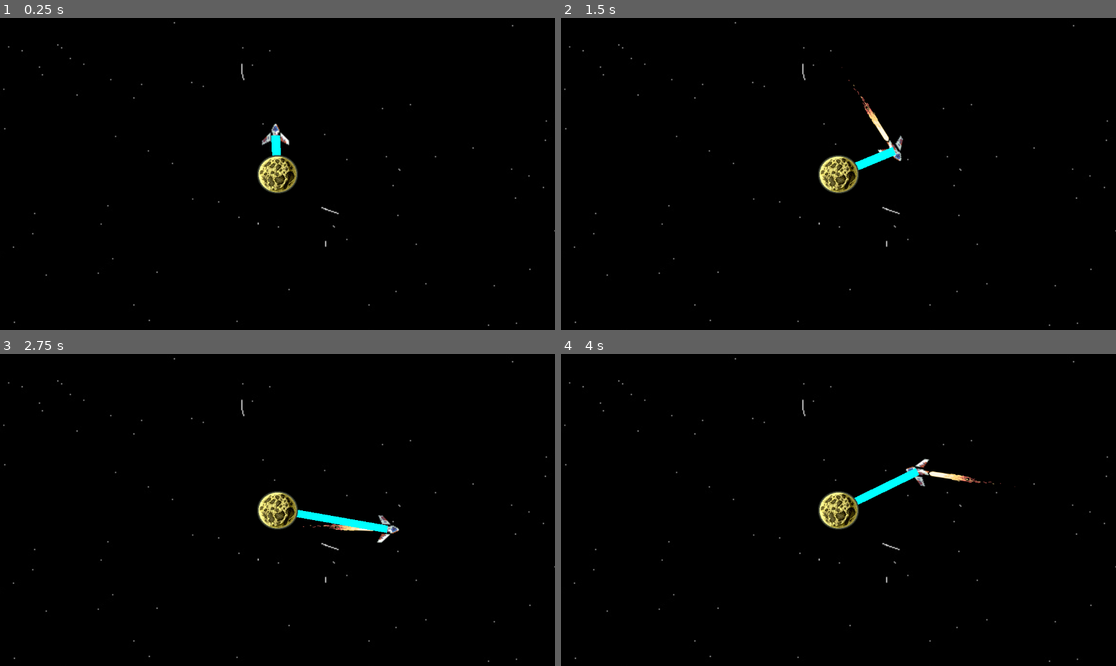
Above: before the commit, frames 1-4 (two rows, left to right).
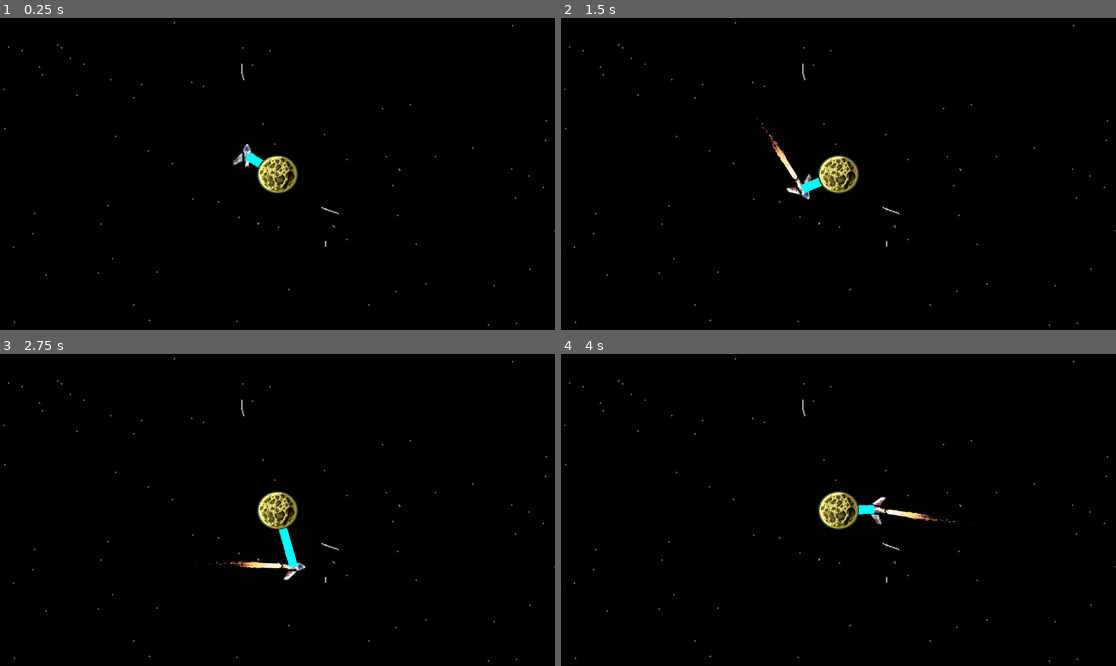
Above: after the commit, the same moments.

Repository: Fila2224/bounce-back
Game: Godot game, scene res://scenes/main_scene.tscn
Same seed, same stepped clock (60 frames per second), same inputs: the game is played once before the commit and once after it.
Inputs:
- Up to frame 1 (0.25 s): no input
- Up to frame 2 (1.5 s): hold D (right) 0.53-1.28 s; hold S (down) from 1.28 s (still down)
- Up to frame 3 (2.75 s): release S (down) at 2.03 s; hold D (right) from 2.03 s (still down)
- Up to frame 4 (4 s): release D (right) at 2.78 s; hold Up (up) 2.78-3.53 s; hold Left (left) from 3.53 s (still down)

The runs differ from the first frame. In frame 1, 0.4% of the frame differs, in the area x 42-53%, y 33-48%; in frame 2, 0.9%; in frame 3, 1.1%, in the area x 35-72%, y 49-73%; in frame 4, 1.0%.

Commit message:
speed and backing to planet fix

Diff:
--- a/scenes/line_2d.gd
+++ b/scenes/line_2d.gd
@@ -1,14 +1,16 @@
 extends Line2D
+
 @onready var rocket: CharacterBody2D = $"../rocket"
 @onready var moon_center: Sprite2D = $"../moon-center"
+
 func _ready() -> void:
-	pass # Replace with function body.
-
+	pass
 
 func _process(_delta):
 	clear_points()
-
-	add_point(rocket.position)
-	add_point(moon_center.position)
-	var length = points[0].distance_to(points[1])
-	width = 10 - length/50
+	if rocket and moon_center:
+		add_point(rocket.position)
+		add_point(moon_center.position)
+		var length = points[0].distance_to(points[1])
+		# Tloušťka lana se zmenšuje se vzdáleností, minimálně na 1 px
+		width = maxf(1.0, 10.0 - length / 50.0)
--- a/scenes/main_scene.tscn
+++ b/scenes/main_scene.tscn
@@ -1,28 +1,29 @@
-[gd_scene load_steps=5 format=3 uid="uid://brdy86nmjtwqy"]
+[gd_scene format=3 uid="uid://brdy86nmjtwqy"]
 
 [ext_resource type="Texture2D" uid="uid://uyiytog8t307" path="res://assets/galaxy.jpg" id="1_0f027"]
 [ext_resource type="PackedScene" uid="uid://c2bjypt5qheov" path="res://scenes/moon-center.tscn" id="2_pw63i"]
 [ext_resource type="PackedScene" uid="uid://upw6p8d5t0yw" path="res://scenes/rocket.tscn" id="3_7ykc4"]
 [ext_resource type="Script" uid="uid://ci12vg25c60jc" path="res://scenes/line_2d.gd" id="4_pu3yx"]
 
-[node name="main_scene" type="Node2D"]
+[node name="main_scene" type="Node2D" unique_id=1618909244]
 
-[node name="background" type="Sprite2D" parent="."]
+[node name="background" type="Sprite2D" parent="." unique_id=1060022089]
 z_index = -10
 texture = ExtResource("1_0f027")
 
-[node name="rocket" parent="." instance=ExtResource("3_7ykc4")]
+[node name="rocket" parent="." unique_id=517996678 node_paths=PackedStringArray("planet") instance=ExtResource("3_7ykc4")]
 position = Vector2(-358, -40)
+planet = NodePath("../moon-center")
 
-[node name="Line2D" type="Line2D" parent="." groups=["line"]]
+[node name="Line2D" type="Line2D" parent="." unique_id=665155692 groups=["line"]]
 default_color = Color(0, 1, 1, 1)
 script = ExtResource("4_pu3yx")
 
-[node name="moon-center" parent="." instance=ExtResource("2_pw63i")]
+[node name="moon-center" parent="." unique_id=865734755 instance=ExtResource("2_pw63i")]
 position = Vector2(-356, 0)
 scale = Vector2(0.3984375, 0.375)
 
-[node name="Camera2D" type="Camera2D" parent="moon-center"]
+[node name="Camera2D" type="Camera2D" parent="moon-center" unique_id=351100999]
 position = Vector2(0, 2.3841858e-07)
 scale = Vector2(2.509804, 2.6666667)
 zoom = Vector2(2, 2)
--- a/scripts/rocket.gd
+++ b/scripts/rocket.gd
@@ -1,25 +1,42 @@
 extends CharacterBody2D
-#var line_2d = get_tree().get_nodes_in_group("line")
+
+## Maximální rychlost letu těsně u planety
 @export var speed: float = 80.0
+## Minimální rychlost letu při maximálním vzdálení od planety
+@export var min_speed: float = 15.0
+## Vzdálenost od planety, při které rychlost klesne na minimum (odpovídá maximálnímu natažení lana)
+@export var max_distance: float = 500.0
 ## Rychlost otáčení rakety (nastavte na 0 pro okamžité otočení, nebo např. 12 pro plynulé)
-@export var rotation_speed: float = 5.0#*line_2d.width
+@export var rotation_speed: float = 5.0
+## Uzel planety/měsíce, ke kterému je raketa přitahována
+@export var planet: Node2D
+## Rychlost pomalého stahování k planetě, když neletíte
+@export var pull_speed: float = 35.0
 
 @onready var exhaust: AnimatedSprite2D = $Exhaust
 
 func _ready() -> void:
-
 	if exhaust:
 		exhaust.visible = false
+	if not planet and get_parent():
+		planet = get_parent().get_node_or_null("moon-center")
 
 func _physics_process(delta: float) -> void:
 	# Získání směru podle nastavených akcí z Input Map (left, right, up, down)
 	var direction := Input.get_vector("left", "right", "up", "down")
 
-	velocity = direction * speed
-	move_and_slide()
+	# Pokud držíme klávesy pohybu -> aktivní let
+	if direction != Vector2.ZERO:
+		# Výpočet rychlosti podle vzdálenosti od planety:
+		# U povrchu planety letíme plnou rychlostí 'speed', se vzdalováním rychlost klesá k 'min_speed'
+		var current_speed := speed
+		if planet:
+			var dist := global_position.distance_to(planet.global_position)
+			var t := clampf((dist - 40.0) / maxf(1.0, max_distance - 40.0), 0.0, 1.0)
+			current_speed = lerp(speed, min_speed, t)
 
-	# Otáčení ve směru letu a řízení plamenů
-	if direction != Vector2.ZERO:
+		velocity = direction * current_speed
+
 		# Obrázek rakety defaultně míří nahoru, proto k úhlu přičítáme 90 stupňů (PI / 2)
 		var target_rotation := direction.angle() + PI / 2
 		if rotation_speed > 0.0:
@@ -33,7 +50,19 @@
 			if not exhaust.is_playing() or exhaust.animation != "flying":
 				exhaust.play("flying")
 	else:
-		# Zhasnutí plamenů při nečinnosti
+		# Zhasnutí motorů při nečinnosti
 		if exhaust:
 			exhaust.visible = false
 			exhaust.stop()
+
+		# Pokud nikam neletíme, gravitace nás pomalu stahuje k planetě
+		if planet:
+			var to_planet := planet.global_position - global_position
+			if to_planet.length() > 1.0:
+				velocity = to_planet.normalized() * pull_speed
+			else:
+				velocity = Vector2.ZERO
+		else:
+			velocity = Vector2.ZERO
+
+	move_and_slide()
